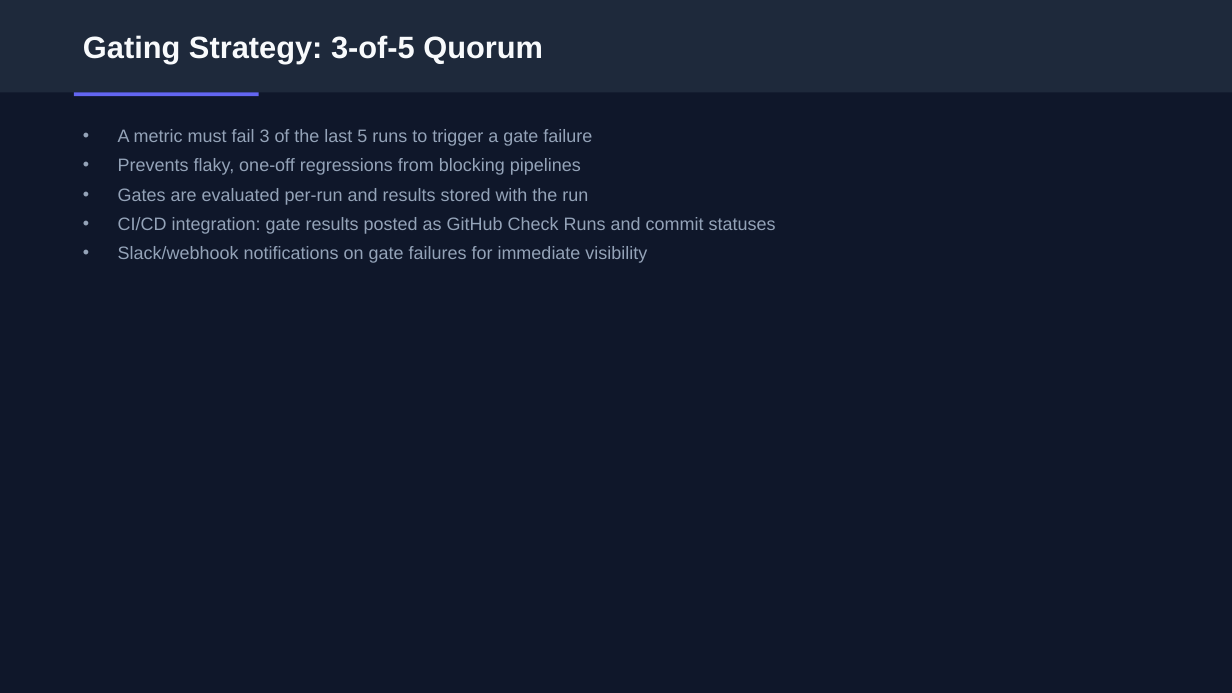
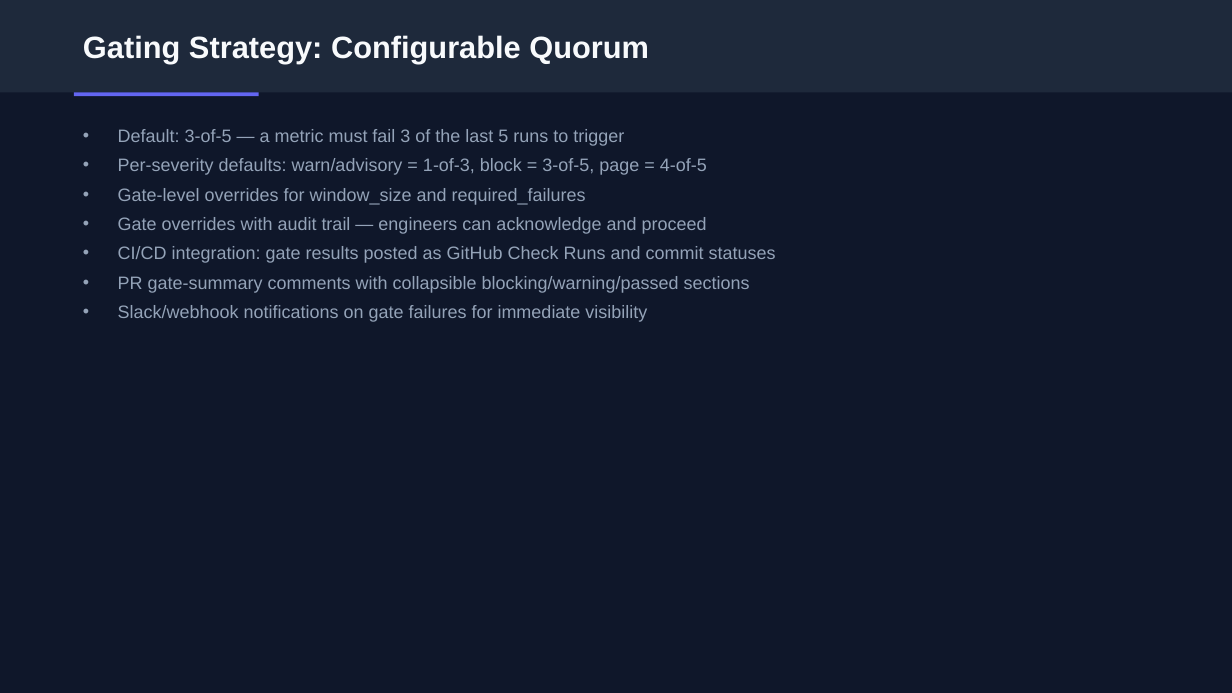
Before and after one commit to jj-shen99/uxperf, a slide deck: slide 17 of docs/UI_Performance_Framework_Presentation.pptx. Drawn at 1232x693 pixels with LibreOffice and Linux fonts; fonts in the diff are those of the drawing. Boxes give left, top, right and bottom in pixels: in the first picture for what was removed or moved away, otherwise in the second. Text is boxed around its words. In the diff, an @@ line names an element or a change of style, - is before the commit and + after.

```diff
--- a/docs/UI_Performance_Framework_Presentation.pptx
+++ b/docs/UI_Performance_Framework_Presentation.pptx
@@ text at [83,35,649,64]: text changed @@
-Gating Strategy: 3-of-5 Quorum
+Gating Strategy: Configurable Quorum
@@ text at [118,129,707,234]: text changed @@
-• A metric must fail 3 of the last 5 runs to trigger a gate failure
-• Prevents flaky, one-off regressions from blocking pipelines
-• Gates are evaluated per-run and results stored with the run
+• Default: 3-of-5 — a metric must fail 3 of the last 5 runs to trigger
+• Per-severity defaults: warn/advisory = 1-of-3, block = 3-of-5, page = 4-of-5
+• Gate-level overrides for window_size and required_failures
+• Gate overrides with audit trail — engineers can acknowledge and proceed
@@ text at [118,276,750,293]: paragraph added @@
+• PR gate-summary comments with collapsible blocking/warning/passed sections
```
Also in this commit, not shown: 8 other slides changed, 14 other files.
